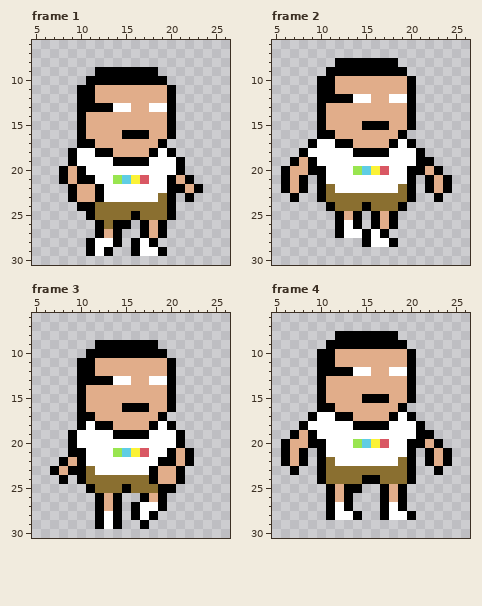
One commit to this pixel-art file: characters/sprites/ish/ish-walk.aseprite. Above: the version before the commit.
32x32 pixels, 4 frames. Shown: frame 1: x 5..26, y 6..30; frame 2: x 5..26, y 6..30; frame 3: x 5..26, y 6..30; frame 4: x 5..26, y 6..30.
The result:
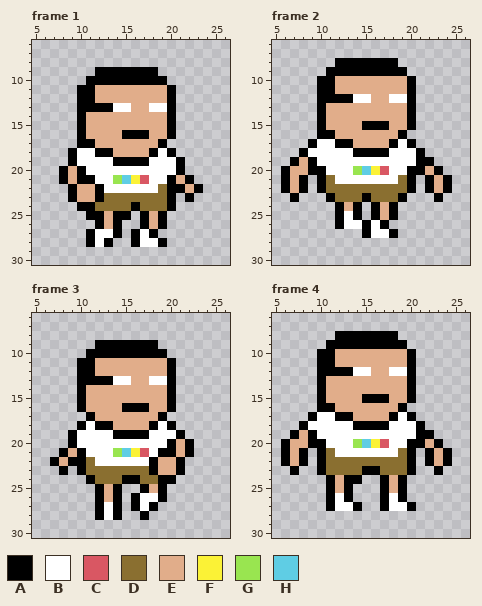
Palette (. is transparent): A #000000  B #ffffff  C #d95763  D #8a6f30  E #e1ad8a  F #fbf236  G #99e550  H #5fcde4
Edits made:
layer "Flattened" added
layer "body" removed
layer "legs" removed
layer "arms" removed
layer "head" removed
--- frame 1
@@ x 9..22 @@
 21 EAABBGHFCBBAEA
-22 AEEABBBBBBBAAE
-23 AEEABBBBBBDA.A
-24 .AADDDDDDDDA..
-25 ..ADDDDADDDA..
-26 ...ADAA.AEA...
-27 ...AEA..AEA...
-28 ..ABBA.ABA....
-29 ..ABA..ABBA...
+22 AEEABBBBBBDAAE
+23 AEEADDDDDDDA.A
+24 .AADDDDADDDA..
+25 ..AAEAA.AEA...
+26 ...AEA..AEA...
+27 ..ABBA.ABA....
+28 ..ABA..ABBA...
+29 ..............
 30 ..............
--- frame 2
@@ x 8..22 @@
 20 EAABBBGHFCBBAAE
-21 A.ABBBBBBBBBA.A
-22 A.ADBBBBBBBDA.A
-23 ..ADDDDDDDDDA..
-24 ...ADDDADDDA...
-25 ....AEA.AEA....
-26 ....ABA.AEA....
-27 ....ABBABA.....
-28 .......ABBA....
+21 A.ADBBBBBBBDA.A
+22 A.ADDDDDDDDDA.A
+23 ...ADDDADDDA...
+24 ....AEA.AEA....
+25 ....ABA.AEA....
+26 ....ABBABA.....
+27 .......ABBA....
+28 ...............
 29 ...............
--- frame 3
@@ x 5..26 @@
 16 .....AEEEEAAAEEA......
-17 .....AAEEEEEEEA.......
+17 ......AEEEEEEEA.......
 18 .....ABAAEEEEABA......
 19 ....ABBBBAAAABBBA.....
-20 ....ABBBBBBBBBBBA.....
-21 ....AABBBGHFCBBAEA....
-22 ...AEABBBBBBBBAAEA....
-23 ..AEAADBBBBBBAEEA.....
-24 ...A.ADDDDDDDAEEA.....
-25 ......ADDDADDDAA......
-26 .......AEA..AEA.......
-27 .......AEA.ABBA.......
-28 .......ABA.ABA........
-29 .......ABA..A.........
+20 ....ABBBBBBBBBBAEA....
+21 ...AEABBBGHFCBAAEA....
+22 ..AEAADBBBBBBAEEA.....
+23 ...A.ADDDDDDDAEEA.....
+24 ......ADDDAADDAA......
+25 .......AEA..AEA.......
+26 .......AEA.ABBA.......
+27 .......ABA.ABA........
+28 .......ABA..A.........
+29 ......................
 30 ......................
--- frame 4
@@ x 8..22 @@
 20 EAABBBGHFCBBAAE
-21 A.ABBBBBBBBBA.A
-22 A.ADBBBBBBBDA.A
-23 ..ADDDDDDDDDA..
-24 ..ADDDDAADDDA..
-25 ...AEAA..AEA...
-26 ...AEA...AEA...
-27 ...ABA...ABA...
-28 ...ABBA..ABBA..
+21 A.ADBBBBBBBDA.A
+22 A.ADDDDDDDDDA.A
+23 ..ADDDDAADDDA..
+24 ...AEAA..AEA...
+25 ...AEA...AEA...
+26 ...ABA...ABA...
+27 ...ABBA..ABBA..
+28 ...............
 29 ...............
